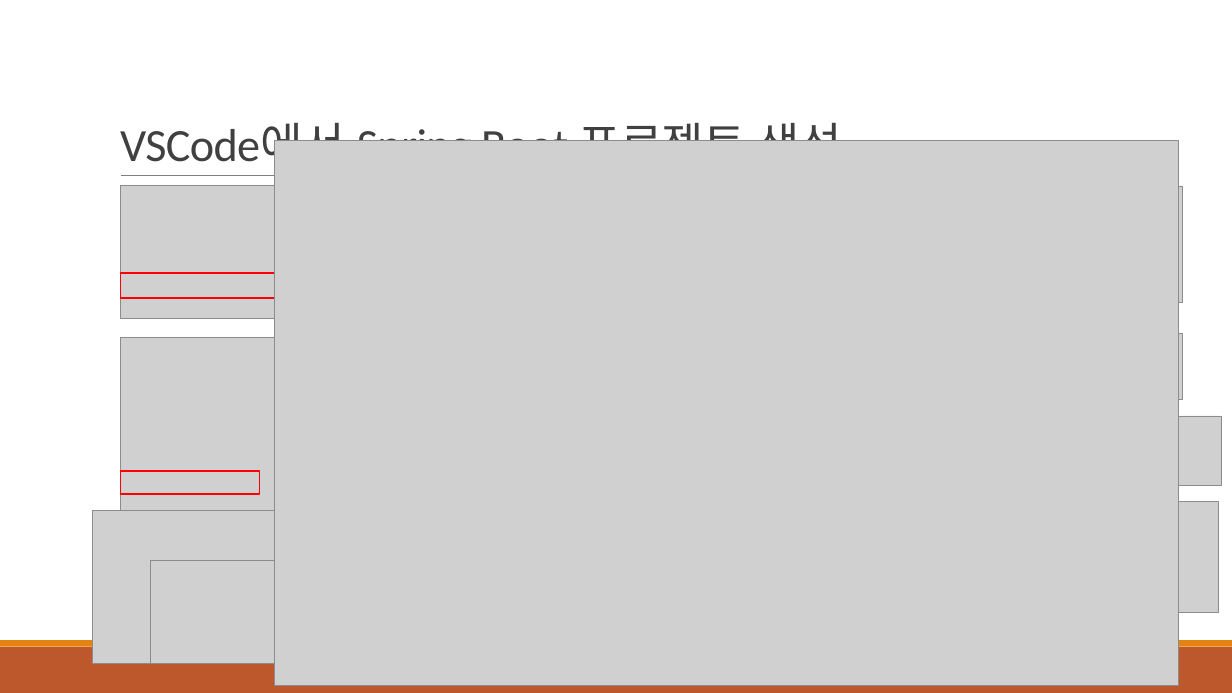
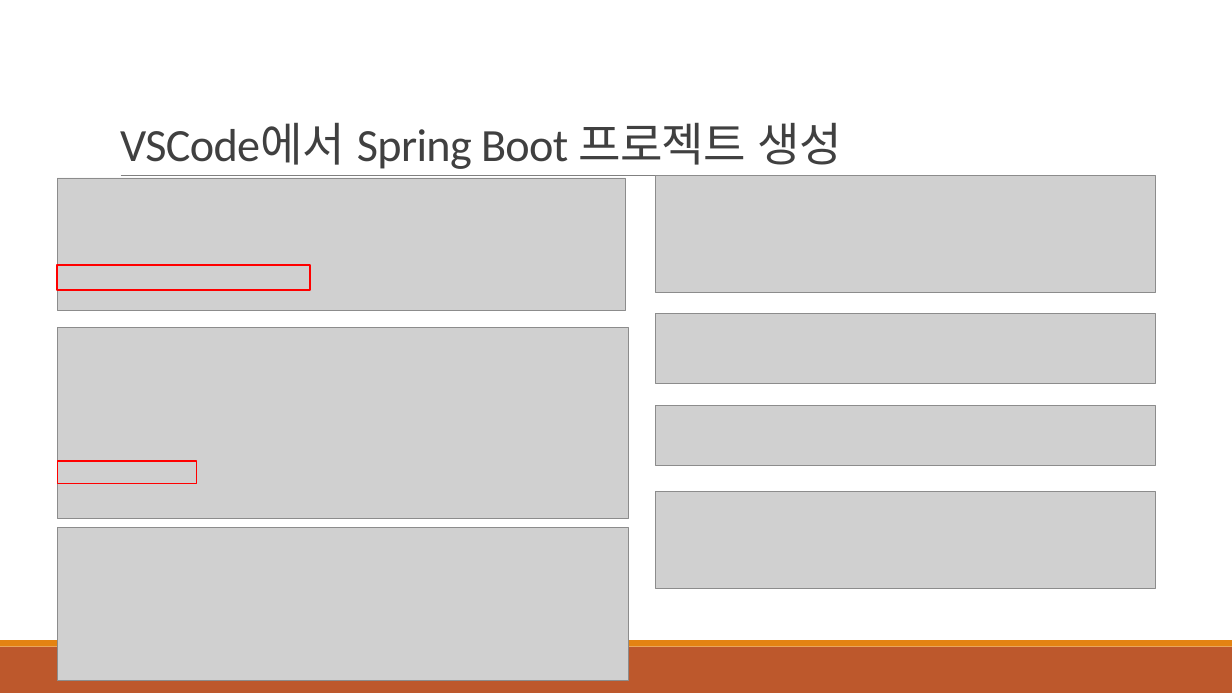
Before and after one commit to khb3025/react, a slide deck: slide 4 of ppt/3. 부트 프로젝트 생성.pptx. Drawn at 1232x693 pixels with LibreOffice and Linux fonts; fonts in the diff are those of the drawing; grey boxes stand for pictures. Boxes give left, top, right and bottom in pixels: in the first picture for what was removed or moved away, otherwise in the second. Text is boxed around its words. In the diff, an @@ line names an element or a change of style, - is before the commit and + after.

```diff
--- a/ppt/3. 부트 프로젝트 생성.pptx
+++ b/ppt/3. 부트 프로젝트 생성.pptx
@@ picture removed at (x1=274, y1=141, x2=1178, y2=686) @@
@@ picture resized from (x1=719, y1=186, x2=1183, y2=302) to (x1=656, y1=176, x2=1155, y2=292) @@
@@ picture resized from (x1=719, y1=334, x2=1183, y2=400) to (x1=656, y1=313, x2=1155, y2=384) @@
@@ picture resized from (x1=644, y1=416, x2=1222, y2=485) to (x1=656, y1=406, x2=1155, y2=466) @@
@@ 2 pictures, 2 rectangles moved together from (x1=120, y1=186, x2=691, y2=529) to (x1=57, y1=178, x2=628, y2=518) @@
@@ picture resized from (x1=647, y1=502, x2=1218, y2=613) to (x1=656, y1=492, x2=1155, y2=589) @@
@@ picture resized from (x1=92, y1=511, x2=658, y2=665) to (x1=57, y1=528, x2=628, y2=681) @@
@@ picture removed at (x1=151, y1=561, x2=719, y2=664) @@
@@ picture removed at (x1=540, y1=588, x2=1107, y2=686) @@
```
Also in this commit, not shown: 3 slides added, 4 other files.
